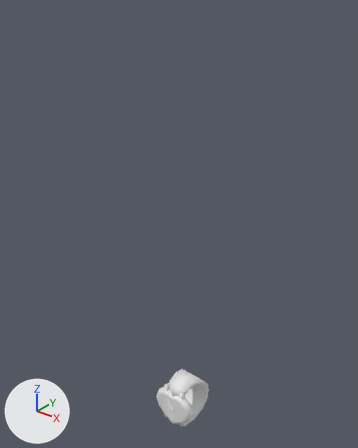
What one commit did to the FBX model Assets/Art/Assets3D/Upgrades/ClockPowerUp.fbx.
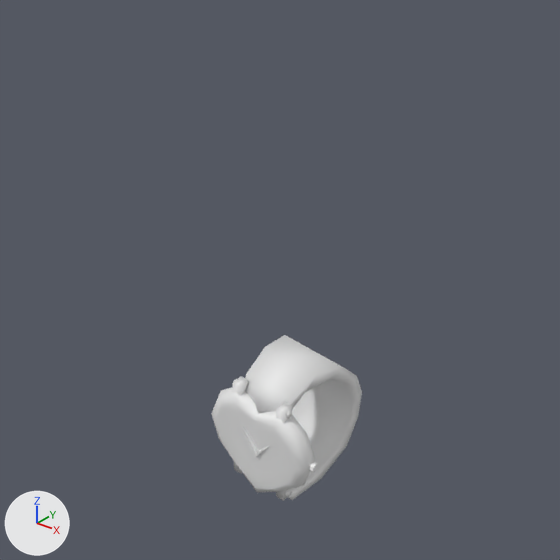
Each version is shown whole from a 50 mm camera at (20.1, -17.0, 24.9) aimed at (5.6, 1.2, 13.6), then close up on the part from 23% to 78% of the width and 56% to 100% of the height. The axes (+X, +Y, +Z) are drawn at lower left. The lights are the same throughout. Where no turn or scale is listed for an object, it has been applied to the vertices.

Objects in the first close-up: 'Relogio_PowerUp'.
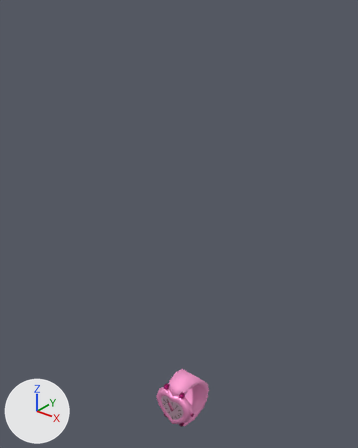
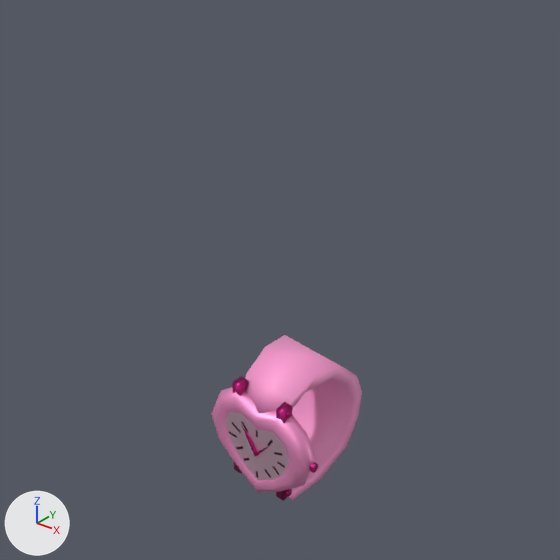
The newer file is also rescaled (x0.611), turned or shifted as a whole; pictures and numbers use the older file's frame.

Changed parts and their boxes (x1, y1, x2, y2) in the close-ups (560 x 560 px):
part 1 of me_relogio_powerup, recoloured (grey to pink): (211, 335, 362, 501) in both

Patch to the scene script:
```diff
--- a/Assets/Art/Assets3D/Upgrades/ClockPowerUp.fbx.py
+++ b/Assets/Art/Assets3D/Upgrades/ClockPowerUp.fbx.py
@@ img_upgradesatlas_png @@
+img_upgradesatlas_png = load_image('UpgradesAtlas.png', 'UpgradesAtlas.png', 1024, 1024, 'sRGB')
@@ img_upgradesmetalico_png @@
+img_upgradesmetalico_png = load_image('UpgradesMetalico.png', 'UpgradesMetalico.png', 1024, 1024, 'Non-Color')
@@ mat_upgradesmat @@
+mat_upgradesmat = bpy.data.materials.new('UpgradesMat')
+# uses the picture img_upgradesatlas_png
+# uses the picture img_upgradesmetalico_png
@@ me_relogio_powerup @@
 # used by ob_relogio_powerup; location = (6.16, 0.89, 2.15)
-me_relogio_powerup.from_pydata(...)  # 282 vertices, 249 faces; spans x -1.3..1.4, y -1.9..1.5, z -1.5..21.4
+me_relogio_powerup.from_pydata(...)  # 266 vertices, 225 faces; spans x -1.3..1.4, y -1.2..1.5, z -1.5..1.5
+# me_relogio_powerup part 1: 225 faces spanning x -1.3..1.4, y -1.2..1.5, z -1.5..1.5 switch from no material to mat_upgradesmat
```
